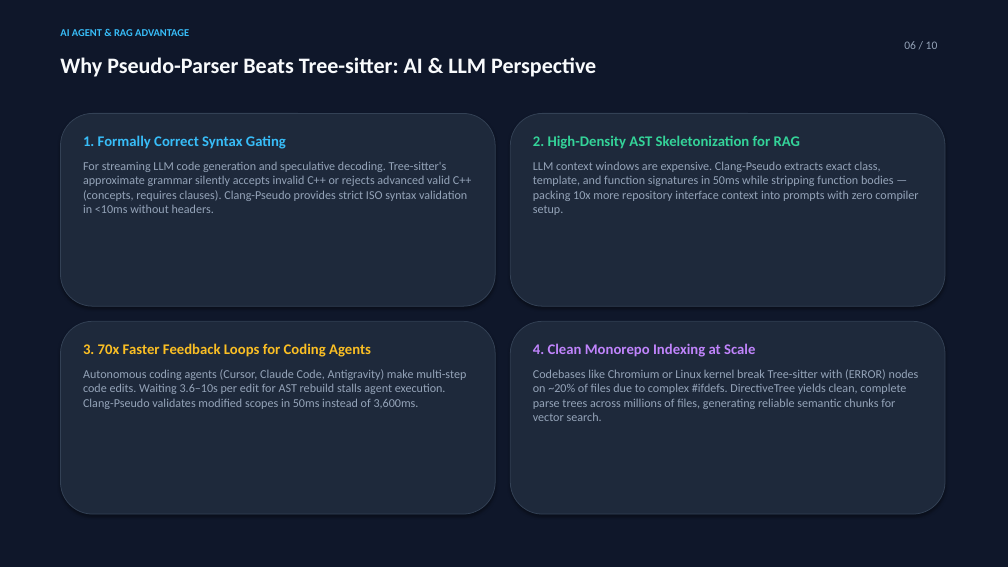
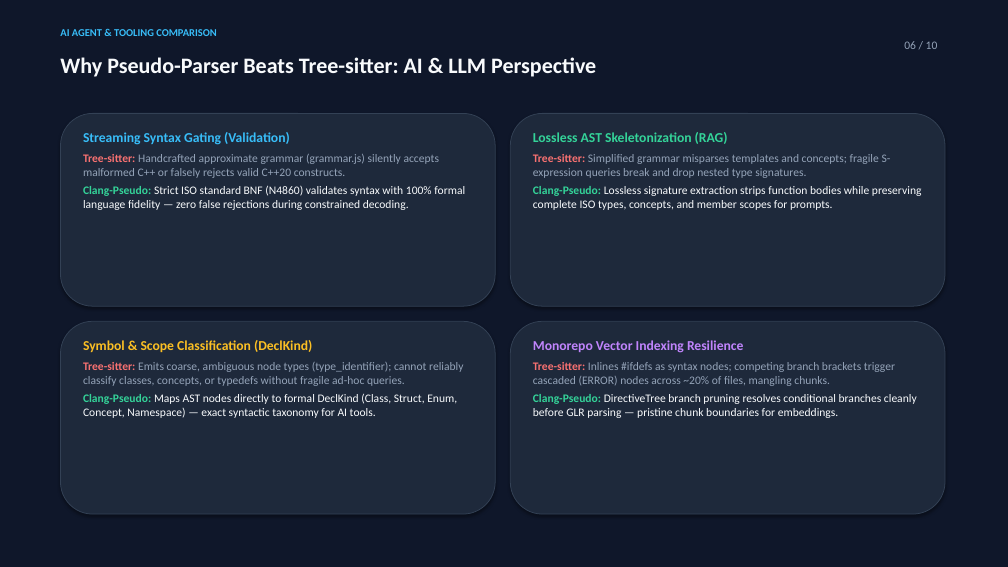
Before and after one commit to ArcsinX/llvm-project, a slide deck: slide 6 of clang-tools-extra/clangd/presentation_clangd_pseudoparser.pptx. Drawn at 1008x567 pixels with LibreOffice and Linux fonts; fonts in the diff are those of the drawing. Boxes give left, top, right and bottom in pixels: in the first picture for what was removed or moved away, otherwise in the second. Text is boxed around its words. In the diff, an @@ line names an element or a change of style, - is before the commit and + after.

Commit message:
More fixes in slides

```diff
--- a/clang-tools-extra/clangd/presentation_clangd_pseudoparser.pptx
+++ b/clang-tools-extra/clangd/presentation_clangd_pseudoparser.pptx
@@ text at (60, 29, 216, 36): text changed @@
-AI AGENT & RAG ADVANTAGE
+AI AGENT & TOOLING COMPARISON
@@ text at (83, 132, 465, 210): text changed; size 11.5 to 11 pt; text colour #94A3B8 to #F8FAFC @@
-1. Formally Correct Syntax Gating
-For streaming LLM code generation and speculative decoding. Tree-sitter's approximate grammar silently accepts invalid C++ or rejects advanced valid C++ (concepts, requires clauses). Clang-Pseudo provides strict ISO syntax validation in <10ms without headers.
+Streaming Syntax Gating (Validation)
+Tree-sitter: Handcrafted approximate grammar (grammar.js) silently accepts malformed C++ or falsely rejects valid C++20 constructs.
+Clang-Pseudo: Strict ISO standard BNF (N4860) validates syntax with 100% formal language fidelity — zero false rejections during constrained decoding.
@@ text at (533, 132, 922, 210): text changed; size 11.5 to 11 pt; text colour #94A3B8 to #F8FAFC @@
-2. High-Density AST Skeletonization for RAG
-LLM context windows are expensive. Clang-Pseudo extracts exact class, template, and function signatures in 50ms while stripping function bodies — packing 10x more repository interface context into prompts with zero compiler setup.
+Lossless AST Skeletonization (RAG)
+Tree-sitter: Simplified grammar misparses templates and concepts; fragile S-expression queries break and drop nested type signatures.
+Clang-Pseudo: Lossless signature extraction strips function bodies while preserving complete ISO types, concepts, and member scopes for prompts.
@@ text at (83, 340, 463, 418): text changed; size 11.5 to 11 pt @@
-3. 70x Faster Feedback Loops for Coding Agents
-Autonomous coding agents (Cursor, Claude Code, Antigravity) make multi-step code edits. Waiting 3.6–10s per edit for AST rebuild stalls agent execution. Clang-Pseudo validates modified scopes in 50ms instead of 3,600ms.
+Symbol & Scope Classification (DeclKind)
+Tree-sitter: Emits coarse, ambiguous node types (type_identifier); cannot reliably classify classes, concepts, or typedefs without fragile ad-hoc queries.
+Clang-Pseudo: Maps AST nodes directly to formal DeclKind (Class, Struct, Enum, Concept, Namespace) — exact syntactic taxonomy for AI tools.
@@ text at (533, 340, 917, 418): text changed; size 11.5 to 11 pt; text colour #94A3B8 to #F8FAFC @@
-4. Clean Monorepo Indexing at Scale
-Codebases like Chromium or Linux kernel break Tree-sitter with (ERROR) nodes on ~20% of files due to complex #ifdefs. DirectiveTree yields clean, complete parse trees across millions of files, generating reliable semantic chunks for vector search.
+Monorepo Vector Indexing Resilience
+Tree-sitter: Inlines #ifdefs as syntax nodes; competing branch brackets trigger cascaded (ERROR) nodes across ~20% of files, mangling chunks.
+Clang-Pseudo: DirectiveTree branch pruning resolves conditional branches cleanly before GLR parsing — pristine chunk boundaries for embeddings.
```
Also in this commit, not shown: 1 other slide changed, 1 other file.
